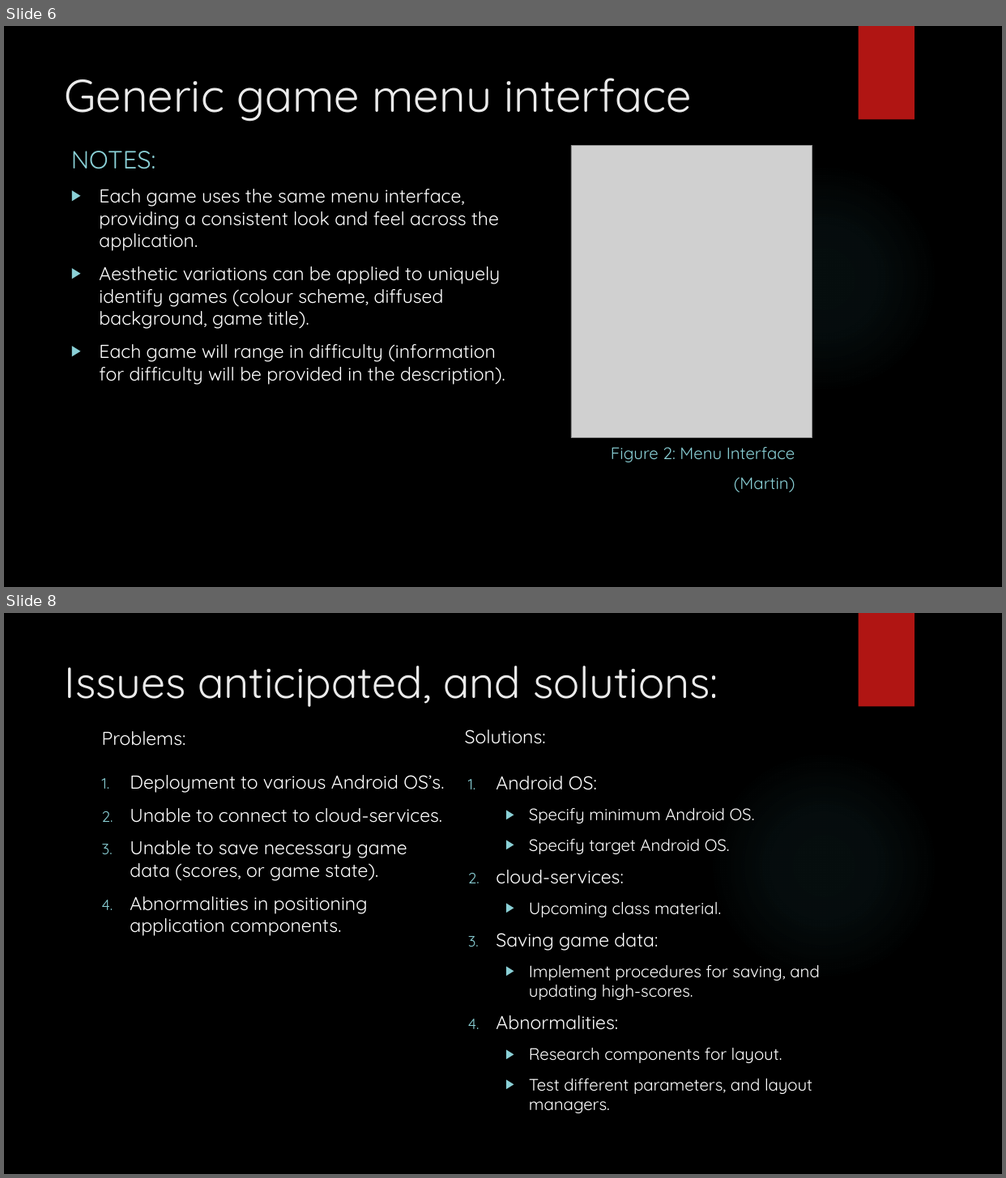
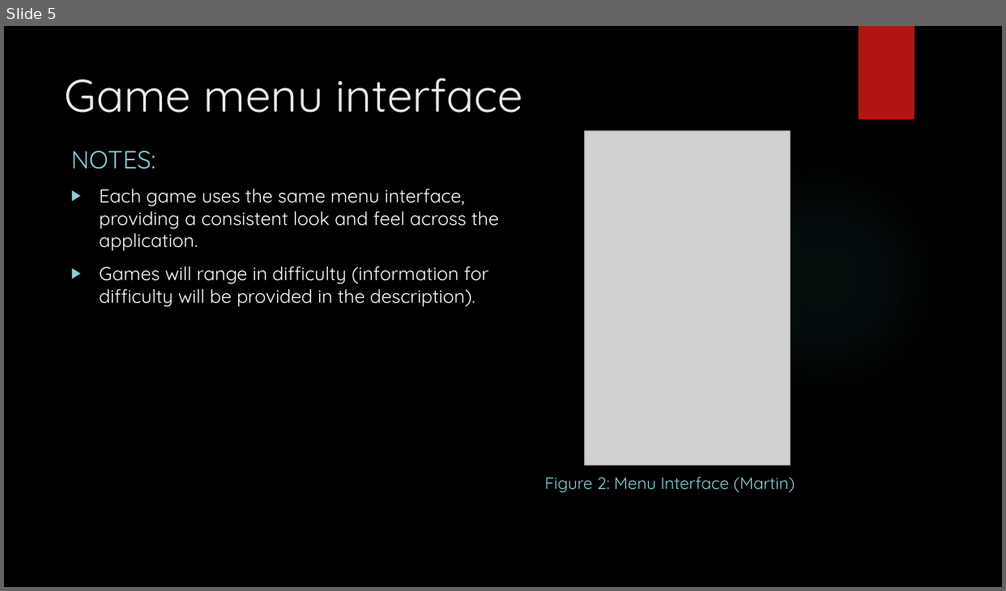
Before and after one commit to IgnitionOrk/SCaR_Arcade, a slide deck: SCaRArcade.pptx. Shown one above the other, each under a label of ours: slides 6 and 8 before the commit, slide 5 after it; the slides between them are not shown. The pictures are 1006x1178 and 1006x591 pixels, drawn with LibreOffice and Linux fonts; fonts in the diff are those of the drawing; grey boxes stand for pictures; background and template pictures are left out. Boxes give left, top, right and bottom in pixels: in the first picture for what was removed or moved away, otherwise in the second. Text is boxed around its words. In the diff, an @@ line names an element or a change of style, - is before the commit and + after.

```diff
--- a/SCaRArcade.pptx
+++ b/SCaRArcade.pptx
@@ slide 8 removed at (x1=4, y1=613, x2=1002, y2=1174), background picture (left out); not listed: 2 template elements that a slide beside it also shows @@
@@ title removed at (x1=65, y1=666, x2=718, y2=707) @@
-Issues anticipated, and solutions:
@@ text removed at (x1=102, y1=731, x2=186, y2=746) @@
-Problems:
@@ text removed at (x1=465, y1=730, x2=546, y2=744) @@
-Solutions:
@@ text removed at (x1=130, y1=775, x2=444, y2=936) @@
-1. Deployment to various Android OS’s.
-2. Unable to connect to cloud-services.
-3. Unable to save necessary game data (scores, or game state).
-4. Abnormalities in positioning application components.
@@ text removed at (x1=496, y1=808, x2=819, y2=1114) @@
-1. Android OS:
-  ▶ Specify minimum Android OS.
-  ▶ Specify target Android OS.
-2. cloud-services:
-  ▶ Upcoming class material.
-3. Saving game data:
-  ▶ Implement procedures for saving, and updating high-scores.
-4. Abnormalities:
-  ▶ Research components for layout.
-  ▶ Test different parameters, and layout managers.
@@ what was slide 6 is now slide 5 @@
@@ slide 5 changed as well @@
@@ title at (x1=65, y1=78, x2=523, y2=113): text changed @@
-Generic game menu interface
+Game menu interface
@@ picture resized from (x1=572, y1=146, x2=812, y2=438) to (x1=585, y1=130, x2=790, y2=466) @@
@@ text at (x1=99, y1=267, x2=489, y2=307): text changed @@
-▶ Aesthetic variations can be applied to uniquely identify games (colour scheme, diffused background, game title).
-▶ Each game will range in difficulty (information for difficulty will be provided in the description).
+▶ Games will range in difficulty (information for difficulty will be provided in the description).
@@ text at (x1=545, y1=477, x2=795, y2=493): text changed @@
-Figure 2: Menu Interface
-(Martin)
+Figure 2: Menu Interface (Martin)
```
Also in this commit, not shown: 8 other slides changed, 3 slides added, 7 other slides removed, 1 other file.
